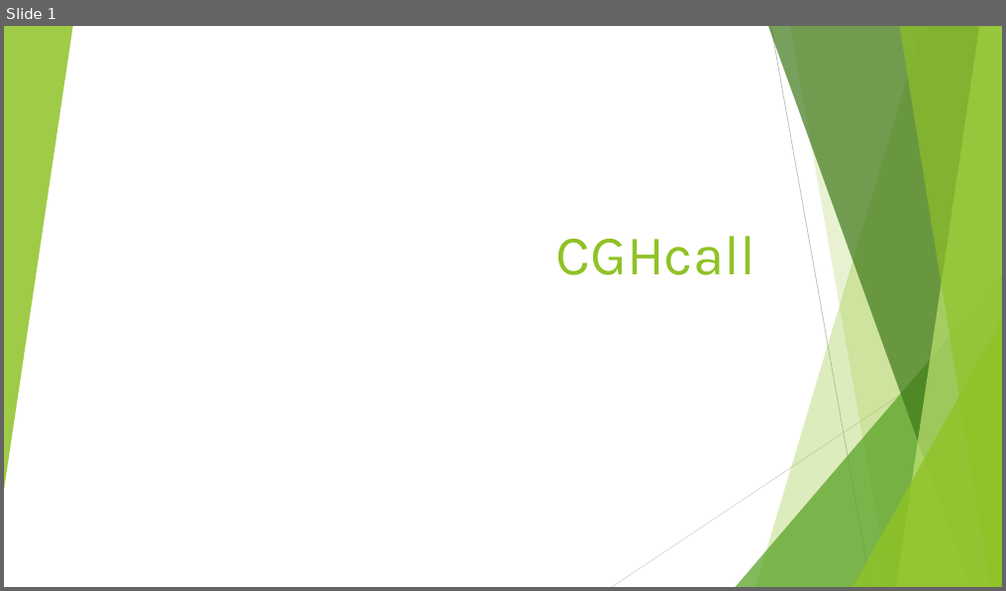
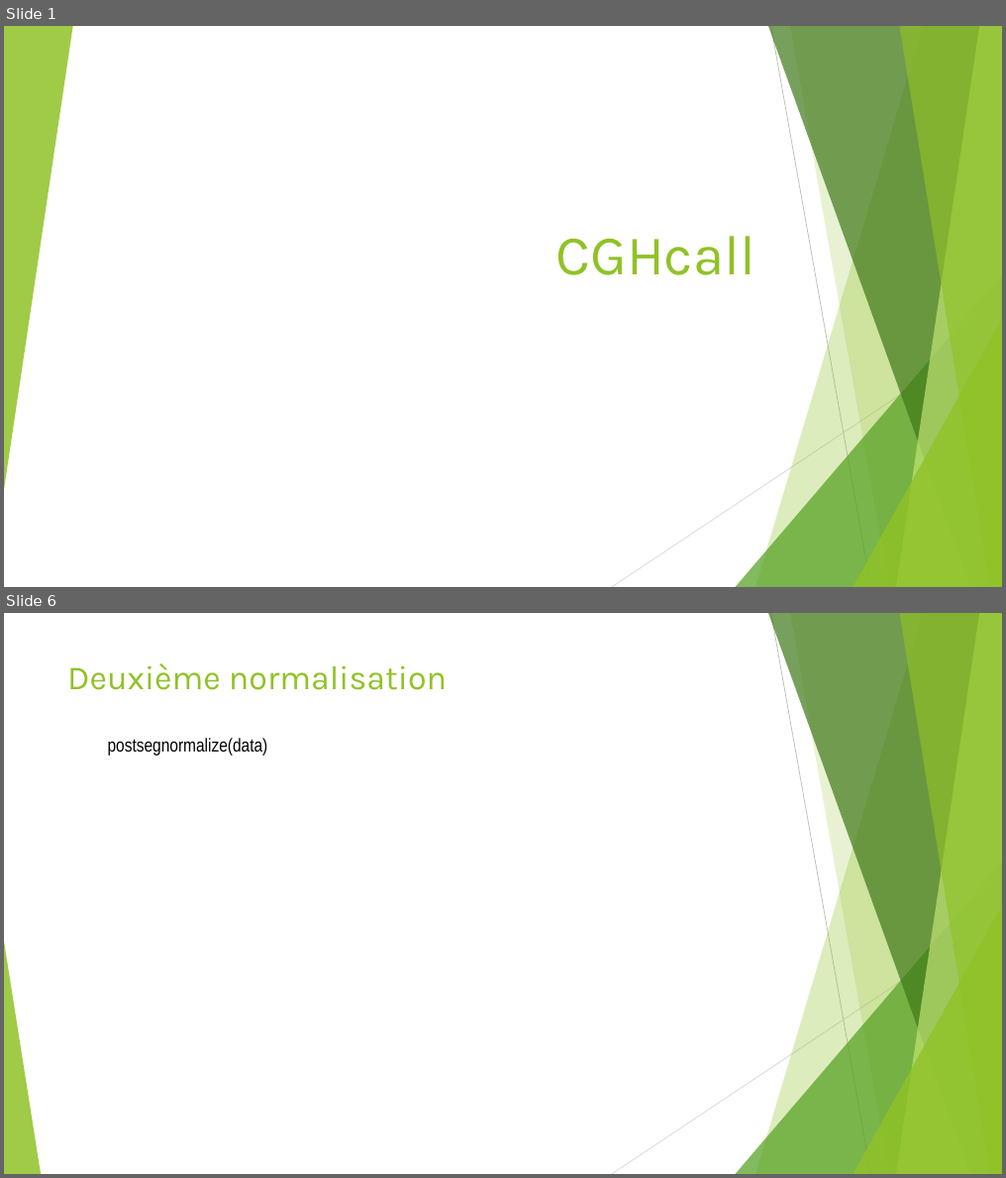
Before and after one commit to Elie-Bordron/DEA-dataviz, a slide deck: docs/docs_I_made/slides_packages_CGHcall.pptx. Shown one above the other, each under a label of ours: slide 1 before the commit, slides 1 and 6 after it; the slides between them are not shown. The pictures are 1006x591 and 1006x1178 pixels, drawn with LibreOffice and Linux fonts; fonts in the diff are those of the drawing. Boxes give left, top, right and bottom in pixels: in the first picture for what was removed or moved away, otherwise in the second. Text is boxed around its words. In the diff, an @@ line names an element or a change of style, - is before the commit and + after.

```diff
--- a/docs/docs_I_made/slides_packages_CGHcall.pptx
+++ b/docs/docs_I_made/slides_packages_CGHcall.pptx
@@ slide 6 added at <box>4,613,1002,1174</box>, background #FFFFFF; not listed: 9 template elements that a slide beside it also shows @@
@@ title added at <box>67,663,447,690</box>, 32.4 pt, text #90C226 @@
+Deuxième normalisation
@@ text added at <box>108,738,268,756</box>, 18 pt, text #000000 @@
+postsegnormalize(data)
@@ triangle added at <box>4,942,41,1174</box>, fill #90C226 at 85% opacity @@
```
Also in this commit, not shown: 4 other slides added, 1 slide removed, 11 other files.
